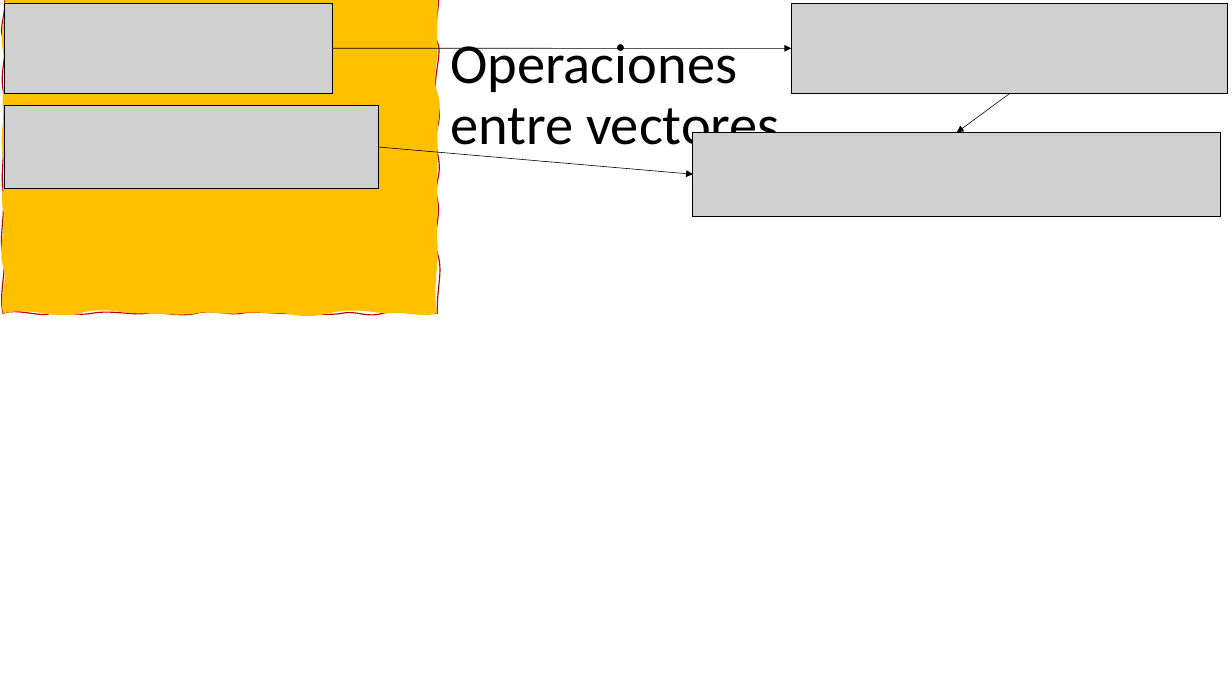
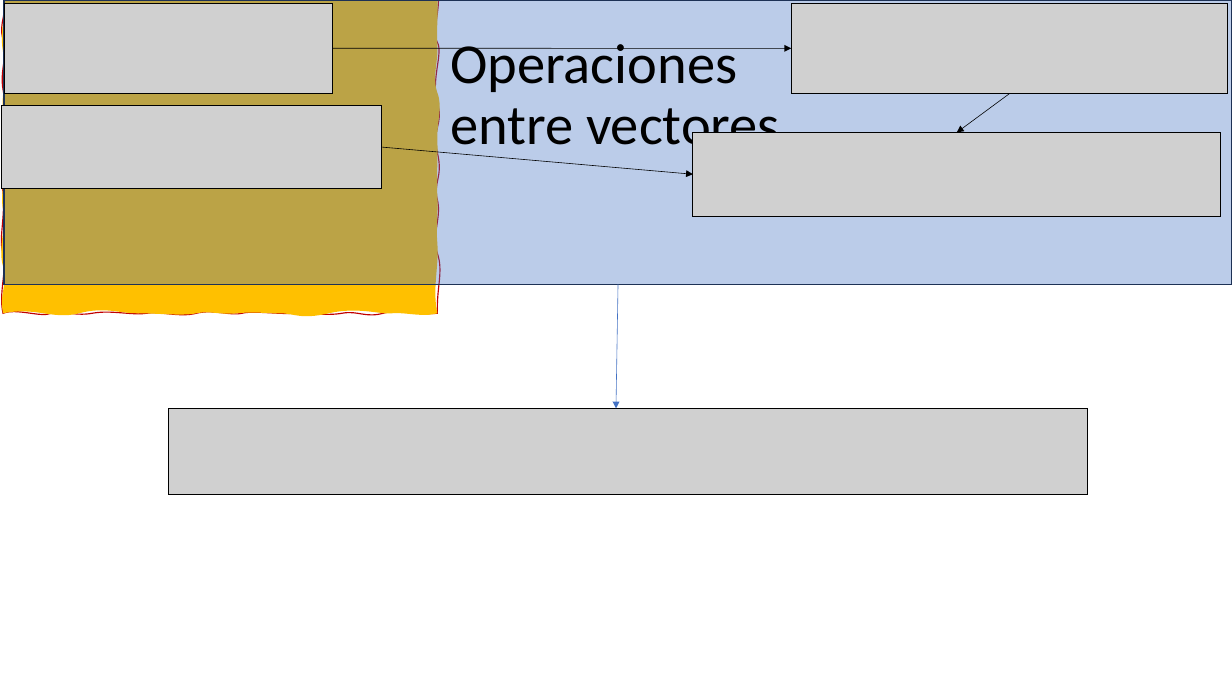
Before and after one commit to GerardoMunoz/AlgLin_2025, a slide deck: slide 11 of Producto_Punto.pptx. Drawn at 1232x693 pixels with LibreOffice and Linux fonts; fonts in the diff are those of the drawing; grey boxes stand for pictures. Boxes give left, top, right and bottom in pixels: in the first picture for what was removed or moved away, otherwise in the second. Text is boxed around its words. In the diff, an @@ line names an element or a change of style, - is before the commit and + after.

```diff
--- a/Producto_Punto.pptx
+++ b/Producto_Punto.pptx
@@ rectangle added at [4,0,1232,284], fill #4472C4 at 36% opacity, outline #1E3256 1 pt @@
@@ arrow added from (618, 284) to (616, 408), #4472C4 0.5 pt @@
@@ picture added at [168,408,1088,494] @@
```
Also in this commit, not shown: 1 other slide changed, 1 other file.
